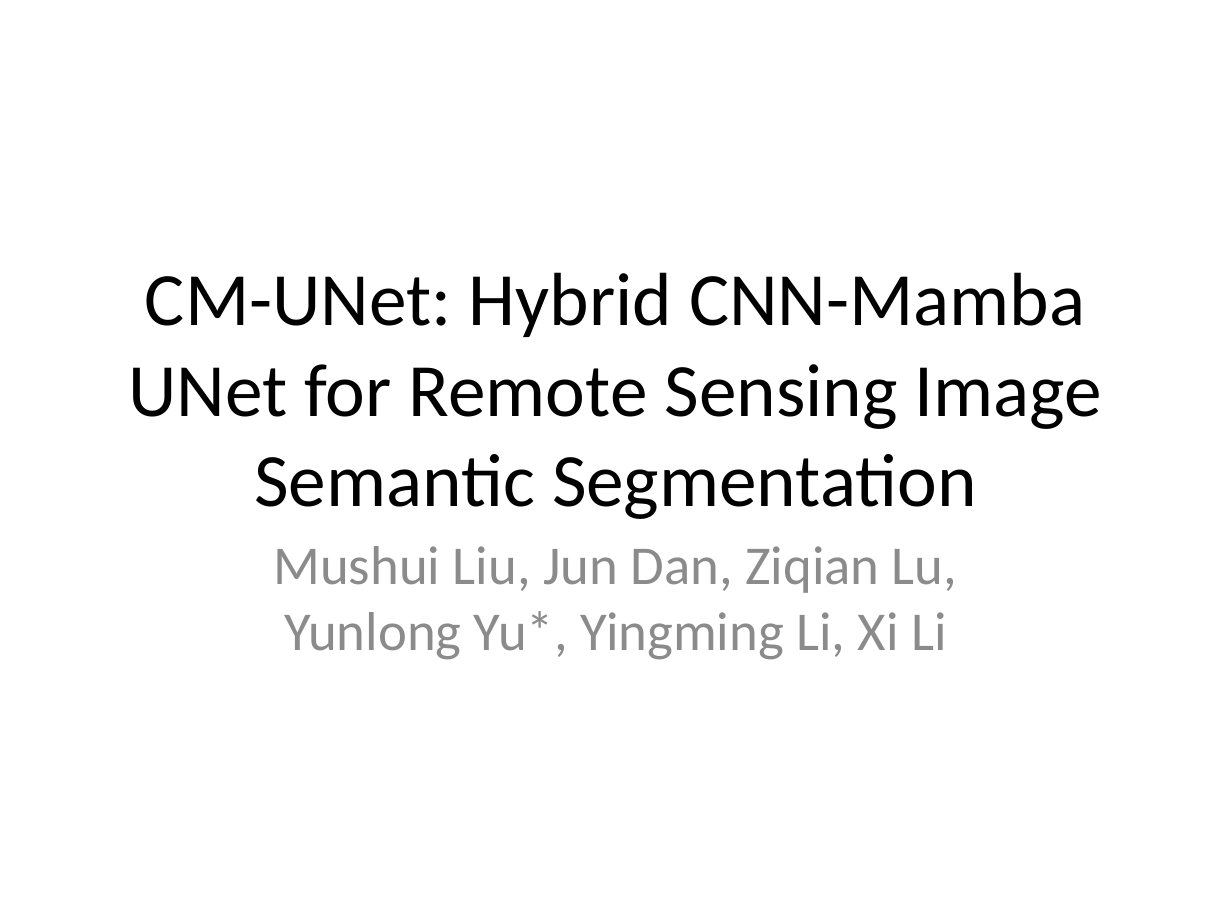
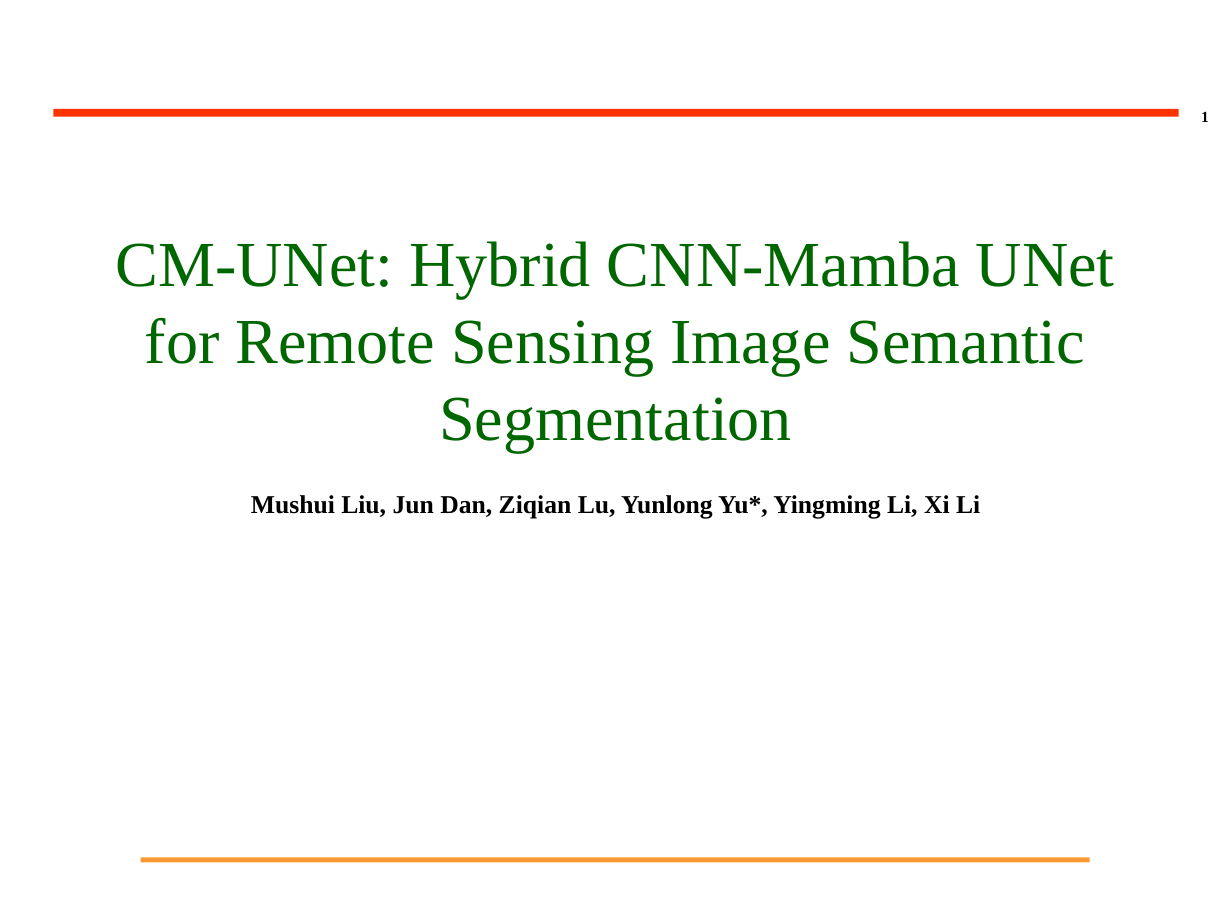
Before and after one commit to PonNowJin/PDFtoPPT, a slide deck: slide 1 of output_pptx/test.pptx. Drawn at 1232x924 pixels with LibreOffice and Linux fonts; fonts in the diff are those of the drawing; background and template pictures are left out. Boxes give left, top, right and bottom in pixels: in the first picture for what was removed or moved away, otherwise in the second. Text is boxed around its words. In the diff, an @@ line names an element or a change of style, - is before the commit and + after.

```diff
--- a/output_pptx/test.pptx
+++ b/output_pptx/test.pptx
@@ line added from (53, 112) to (1179, 112), #FF3300 4.5 pt @@
@@ page number added at (1201, 111, 1209, 122), 9 pt, text #000000, bold @@
+1
@@ title "CM-UNet: Hybrid CNN-Mamba UNet for ...": place and size @@
-title "CM-UNet: Hybrid CNN-Mamba UNet for ..." at (128, 272, 1102, 519)
+title "CM-UNet: Hybrid CNN-Mamba UNet for ..." at (115, 241, 1115, 452)
@@ title "CM-UNet: Hybrid CNN-Mamba UNet for ..." at (115, 241, 1115, 452): size 44 to 37.5 pt, font Calibri to Times New Roman, text colour #000000 to #006600 @@
@@ subtitle "Mushui Liu, Jun Dan, Ziqian ...": place and size @@
-subtitle "Mushui Liu, Jun Dan, Ziqian ..." at (273, 546, 957, 660)
+subtitle "Mushui Liu, Jun Dan, Ziqian ..." at (251, 495, 980, 518)
@@ subtitle "Mushui Liu, Jun Dan, Ziqian ..." at (251, 495, 980, 518): size 32 to 15 pt, font Calibri to Times New Roman, text colour #8C8C8C to #000000, bold on; more space between paragraphs @@
@@ line added from (140, 860) to (1090, 860), #FF9933 3 pt @@
```
Also in this commit, not shown: 8 other slides changed, 3 other files.
